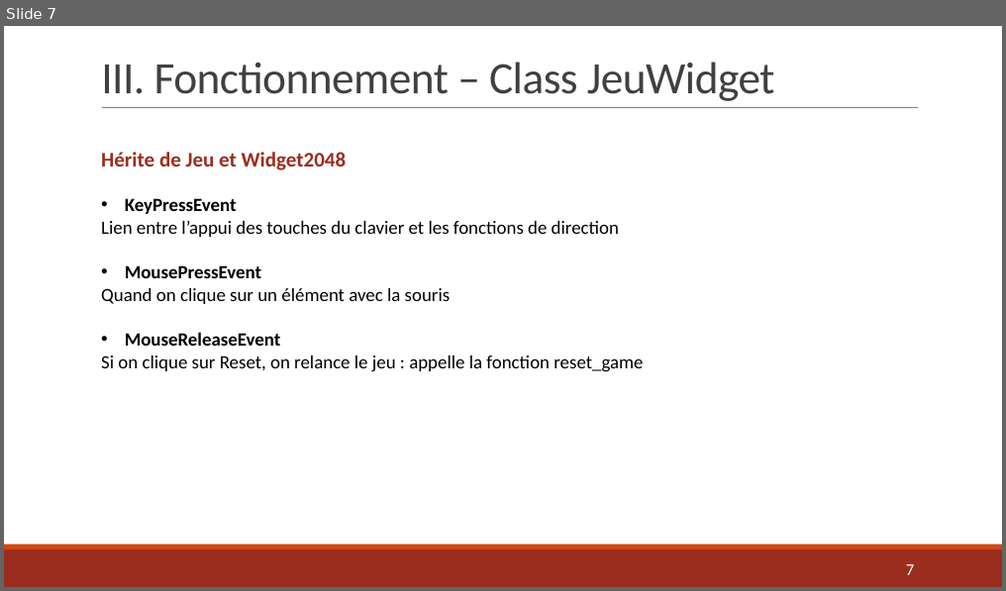
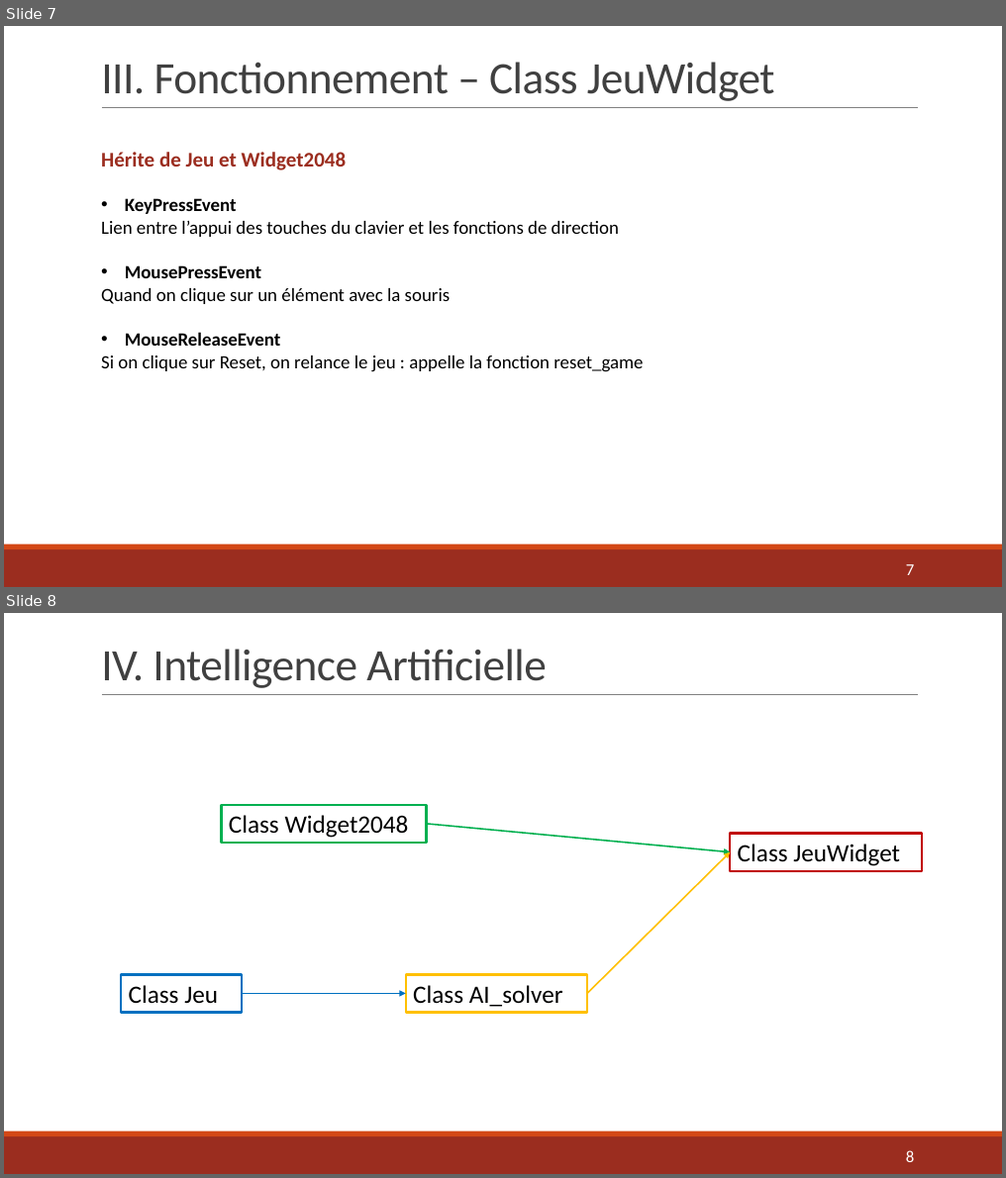
Before and after one commit to AlexandraDarco/prog_2048, a slide deck: Projet Info – Jeu 2048.pptx. Shown one above the other, each under a label of ours: slide 7 before the commit, slides 7 and 8 after it. The pictures are 1006x591 and 1006x1178 pixels, drawn with LibreOffice and Linux fonts; fonts in the diff are those of the drawing. Boxes give left, top, right and bottom in pixels: in the first picture for what was removed or moved away, otherwise in the second. Text is boxed around its words. In the diff, an @@ line names an element or a change of style, - is before the commit and + after.

```diff
--- a/Projet Info – Jeu 2048.pptx
+++ b/Projet Info – Jeu 2048.pptx
@@ slide 8 added at [4, 613, 1002, 1174], background #FFFFFF; not listed: 3 template elements that a slide beside it also shows @@
@@ title added at [101, 649, 547, 688], 43.2 pt, text #404040 @@
+IV. Intelligence Artificielle
@@ rectangle added at [221, 805, 426, 842], outline #00B050 2.25 pt, 24 pt, text #000000 @@
+Class Widget2048
@@ arrow added from (426, 824) to (731, 853), #00B050 1.5 pt @@
@@ rectangle added at [731, 833, 922, 870], outline #C00000 2.25 pt, 24 pt, text #000000 @@
+Class JeuWidget
@@ arrow added from (587, 994) to (731, 853), #FFC000 1.5 pt @@
@@ rectangle added at [121, 974, 242, 1012], outline #0070C0 2.25 pt, 24 pt, text #000000 @@
+Class Jeu
@@ arrow added from (242, 994) to (406, 994), #0070C0 1.5 pt @@
@@ rectangle added at [406, 974, 587, 1012], outline #FFC000 2.25 pt, 24 pt, text #000000 @@
+Class AI_solver
@@ page number added at [906, 1151, 914, 1162], 16 pt, text #FFFFFF @@
+8
```
Also in this commit, not shown: 1 slide changed, 1 other slide added, 1 slide removed, 1 other file.
